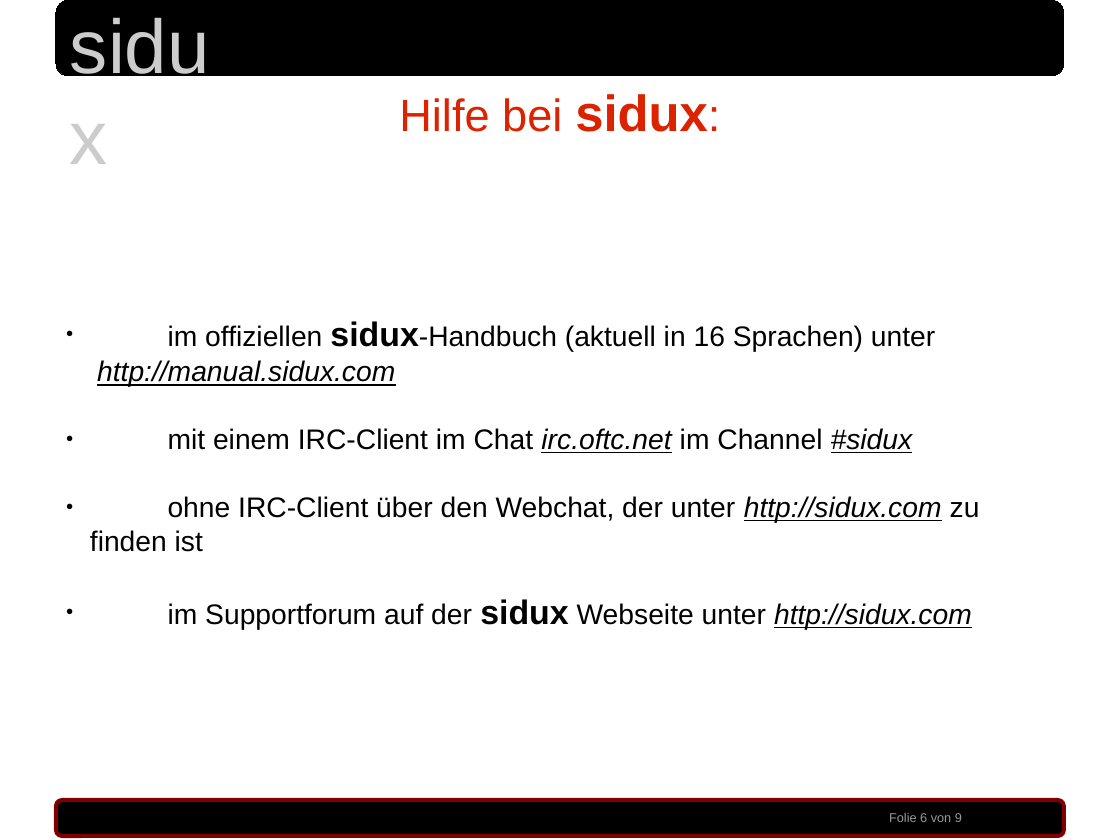
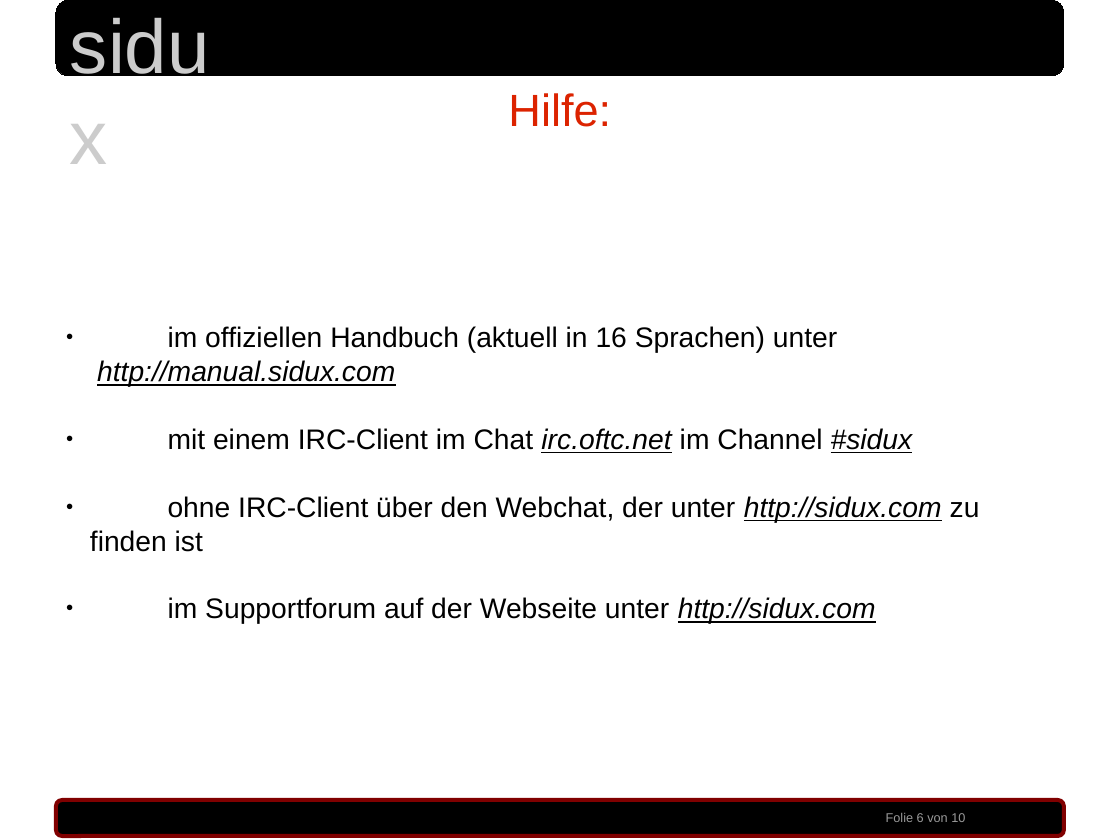
Before and after one commit to sidux-ev/praesentation, a slide deck: slide 6 of bin/froscon_2010.odp. Drawn at 1120x840 pixels with LibreOffice and Linux fonts; fonts in the diff are those of the drawing; background and template pictures are left out. Boxes give left, top, right and bottom in pixels: in the first picture for what was removed or moved away, otherwise in the second. Text is boxed around its words. In the diff, an @@ line names an element or a change of style, - is before the commit and + after.

Commit message:
text in odp eingesetzt

```diff
--- a/bin/froscon_2010.odp
+++ b/bin/froscon_2010.odp
@@ text at <box>508,93,611,127</box>: text changed @@
-Hilfe bei sidux:
+Hilfe:
@@ text at <box>97,326,837,387</box>: text changed @@
-● im offiziellen sidux-Handbuch (aktuell in 16 Sprachen) unter
-  http://manual.sidux.com
+● im offiziellen Handbuch (aktuell in 16 Sprachen) unter
+  http://manual.sidux.com
@@ text at <box>168,597,876,624</box>: text changed @@
-● im Supportforum auf der sidux Webseite unter http://sidux.com
+● im Supportforum auf der Webseite unter http://sidux.com
@@ text at <box>886,813,965,822</box>: text changed @@
-Folie 6 von 9
+Folie 6 von 10
```
Also in this commit, not shown: 7 other slides changed, 1 slide added.
